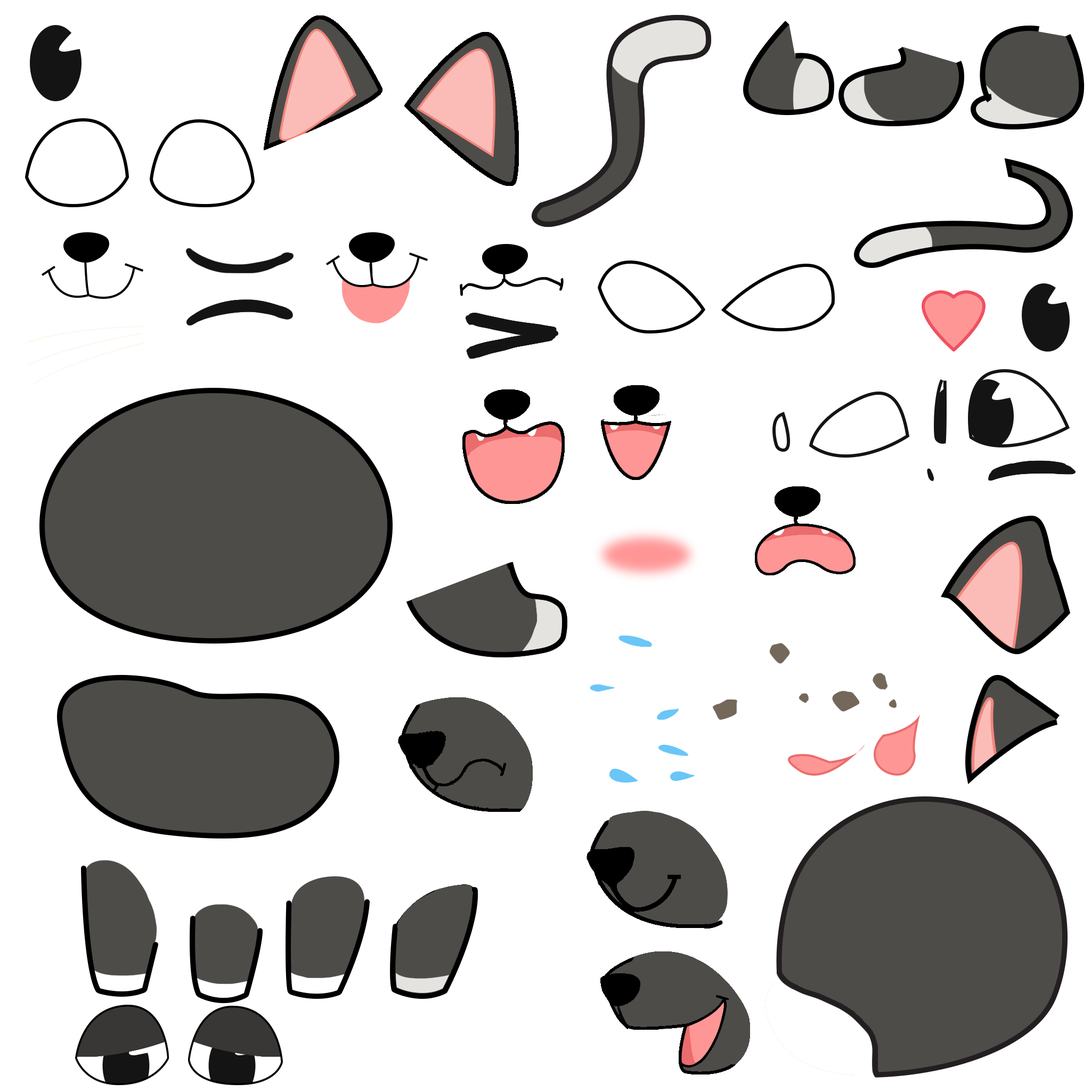
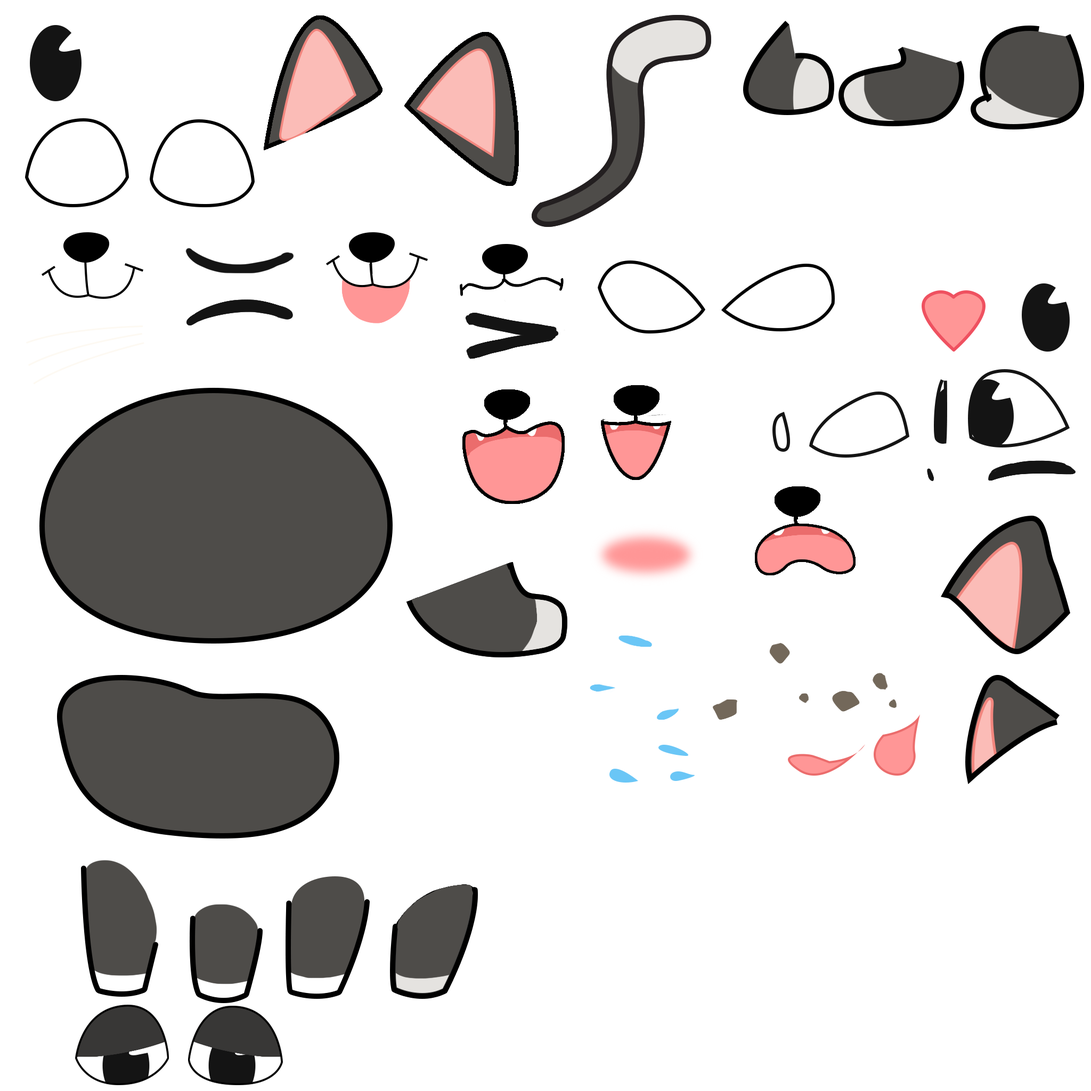
The second 1091px x 1091px image is a revision of the first. Changes to its layers:
hid "duoi", painted on it over (854, 158, 1074, 269)
painted on "chan truoc trai" (1st of 2, in "meo ngu") over (838, 99, 877, 126)
painted on "mat phai" (2nd of 3, in "dau cui xuong") over (934, 379, 948, 444)
painted on "tai trai" (2nd of 3, in "dau cui xuong") over (1033, 515, 1050, 541)
hid "mui copy 2" over (600, 951, 751, 1075)
hid "mui copy" over (600, 951, 751, 1075)
hid "mieng copy 5" over (394, 697, 533, 813)
hid "mieng copy 2" over (394, 697, 533, 813)
hid "mieng copy 4" over (583, 811, 729, 929)
hid "mieng copy 3" over (583, 813, 722, 929)
hid "dau copy 3" over (765, 796, 1069, 1079)
